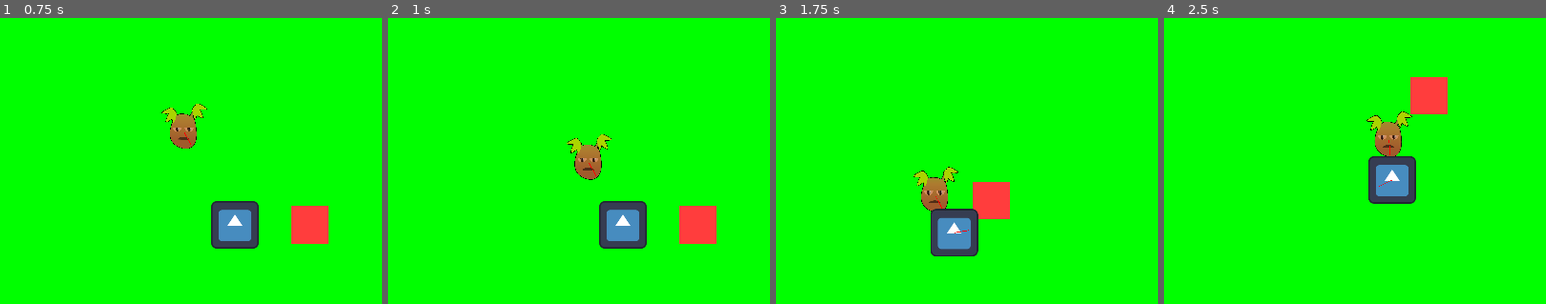
Above: before the commit, frames 1-4 (left to right).
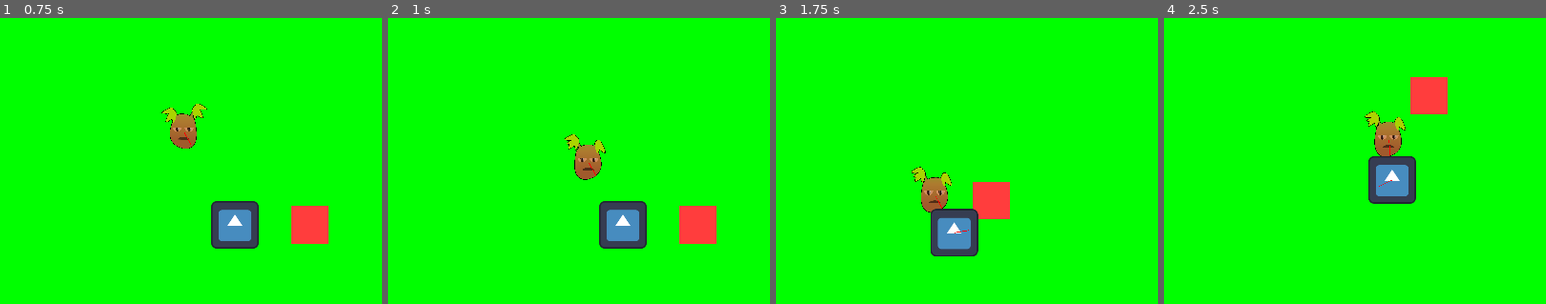
Above: after the commit, the same moments.

Repository: Zereijin/GGJ2023
Game: Godot game, scene res://main_menu/main_menu.tscn
Same seed, same stepped clock (60 frames per second), same inputs: the game is played once before the commit and once after it. The engine's default icon, where the game draws it, is replaced by a stand-in: a white triangle on a blue panel in a dark square.
Inputs (mouse positions are % of the whole screen's width and height, from its top left):
- Up to frame 1 (0.75 s): click "Play" at 0.5 s
- Up to frame 2 (1 s): no input
- Up to frame 3 (1.75 s): move the mouse to (72, 45) at 1.27 s; hold D (right) from 1.28 s (still down)
- Up to frame 4 (2.5 s): move the mouse to (30, 55) at 2.02 s; release D (right) at 2.03 s; hold S (down) from 2.03 s (still down)
The pictures show only the part of the screen within x 19-69%, y 14-64%; the shares and areas given below are measured in that part.

Frame 1 is identical in both runs. In frame 2, 0.4% of the frame differs, in the area x 46-59%, y 40-57%; in frame 3, 0.4%; in frame 4, 0.4%, in the area x 52-65%, y 32-49%.

Commit message:
Fix inheritance hierarchy

Diff:
--- a/game/enemy/enemy.gd
+++ b/game/enemy/enemy.gd
@@ -1,5 +1,5 @@
 class_name Enemy
-extends RigidBody2D
+extends Plant
 
 func _on_dead() -> void:
 	queue_free()
